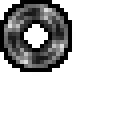
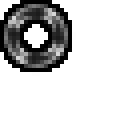
Comparing the layer stacks of the two 128 × 128 images. Changes:
renamed "(32px)_1 (20ms) (replace)" to "9", moved it above "8", painted on it over 4, 4, 68, 68
renamed "(32px)_9 (20ms) (replace)" to "8", painted on it over 4, 4, 68, 68
renamed "(32px)_8 (20ms) (replace)" to "7", painted on it over 4, 4, 68, 68
renamed "(32px)_7 (20ms) (replace)" to "6", painted on it over 4, 4, 68, 68
renamed "(32px)_6 (20ms) (replace)" to "5", painted on it over 4, 4, 68, 68
renamed "(32px)_5 (20ms) (replace)" to "4", painted on it over 4, 4, 68, 68
renamed "(32px)_4 (20ms) (replace)" to "3", painted on it over 4, 4, 68, 68
renamed "(32px)_3 (20ms) (replace)" to "2", painted on it over 4, 4, 68, 68
renamed "(32px)_2 (20ms) (replace)" to "1", painted on it over 4, 4, 68, 68
